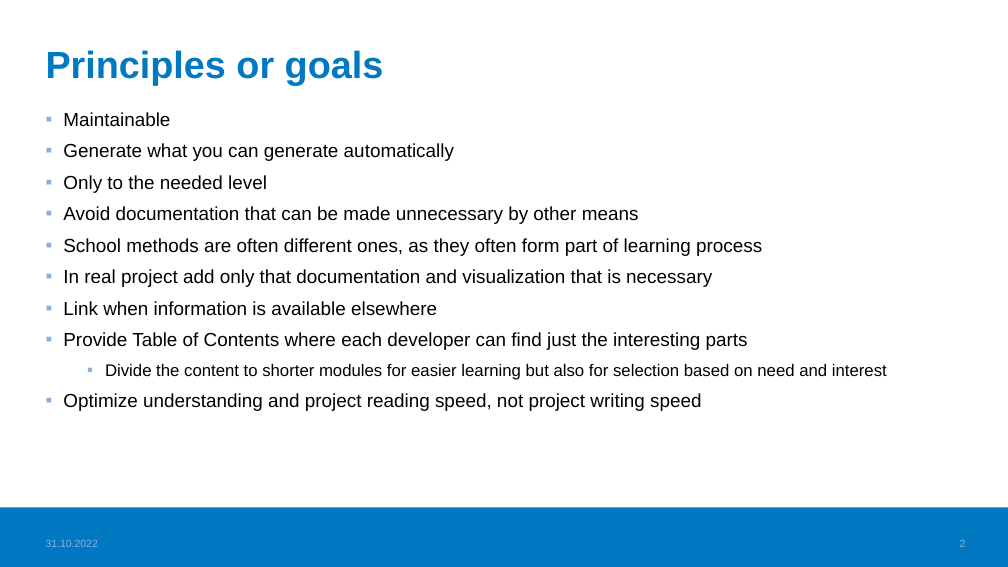
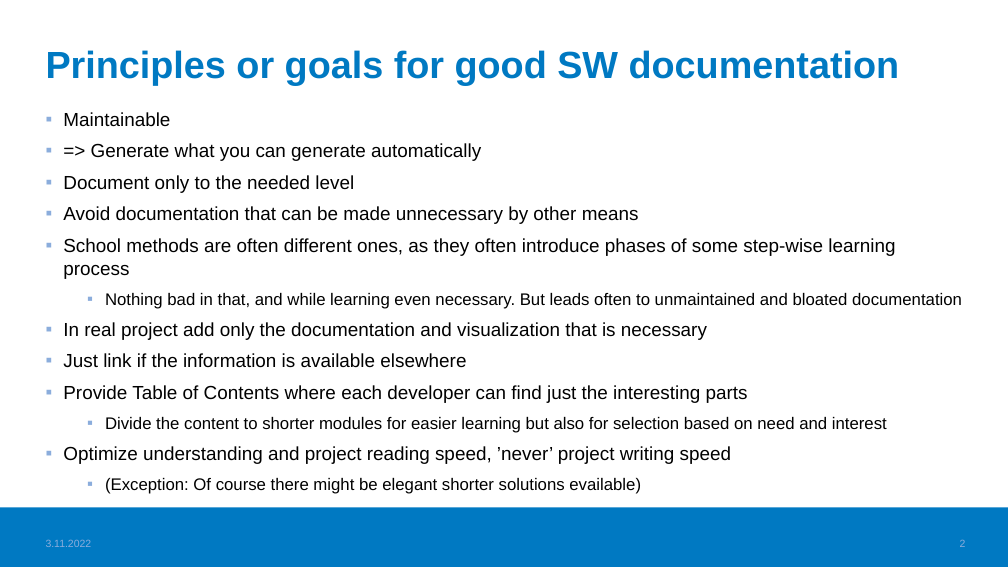
Before and after one commit to haagahelia/ohke-teknologiat, a slide deck: slide 2 of 06_ohjelmistoarkkitehtuurit_ja_patternit/documentation_principles_for_sw_projects.pptx. Drawn at 1008x567 pixels with LibreOffice and Linux fonts; fonts in the diff are those of the drawing; background and template pictures are left out. Boxes give left, top, right and bottom in pixels: in the first picture for what was removed or moved away, otherwise in the second. Text is boxed around its words. In the diff, an @@ line names an element or a change of style, - is before the commit and + after.

Commit message:
Typos from the documentation hint doc

```diff
--- a/06_ohjelmistoarkkitehtuurit_ja_patternit/documentation_principles_for_sw_projects.pptx
+++ b/06_ohjelmistoarkkitehtuurit_ja_patternit/documentation_principles_for_sw_projects.pptx
@@ title at bbox=[46, 50, 900, 86]: text changed @@
-Principles or goals
+Principles or goals for good SW documentation
@@ text at bbox=[63, 143, 481, 193]: text changed @@
-▪ Generate what you can generate automatically
-▪ Only to the needed level
+▪ => Generate what you can generate automatically
+▪ Document only to the needed level
@@ text at bbox=[63, 238, 962, 368]: text changed @@
-▪ School methods are often different ones, as they often form part of learning process
-▪ In real project add only that documentation and visualization that is necessary
-▪ Link when information is available elsewhere
+▪ School methods are often different ones, as they often introduce phases of some step-wise learning process
+  ▪ Nothing bad in that, and while learning even necessary. But leads often to unmaintained and bloated documentation
+▪ In real project add only the documentation and visualization that is necessary
+▪ Just link if the information is available elsewhere
@@ text at bbox=[63, 446, 731, 494]: text changed @@
-▪ Optimize understanding and project reading speed, not project writing speed
+▪ Optimize understanding and project reading speed, ’never’ project writing speed
+  ▪ (Exception: Of course there might be elegant shorter solutions evailable)
@@ text at bbox=[46, 539, 92, 547]: text changed @@
-31.10.2022
+3.11.2022
```
Also in this commit, not shown: 7 other slides changed, 1 other file.
